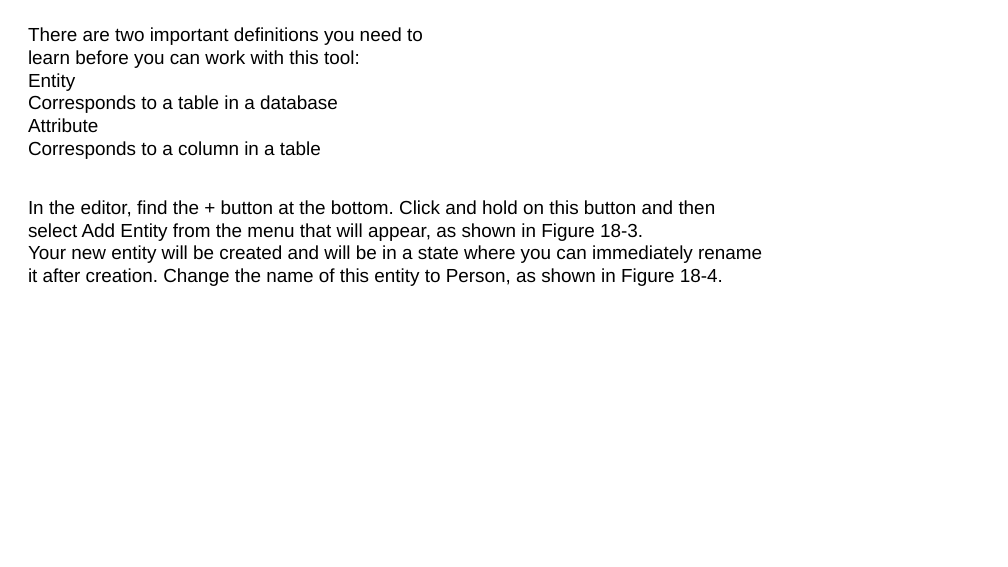
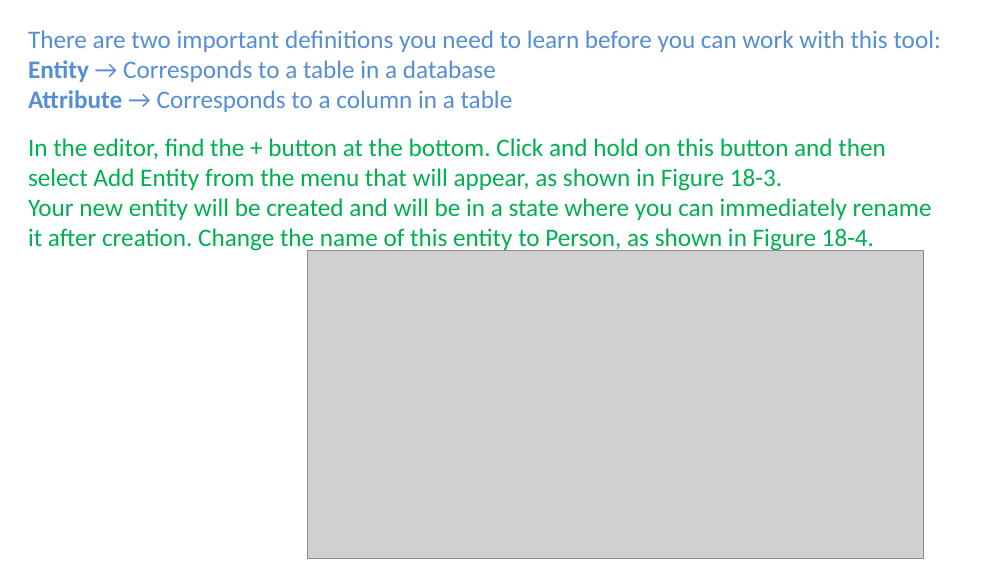
Before and after one commit to aminhngn/Course_Mobile_IOS, a slide deck: slide 27 of course/IOS_Module_03_core_data.pptx (slide 13 before the commit). Drawn at 1008x567 pixels with LibreOffice and Linux fonts; fonts in the diff are those of the drawing; grey boxes stand for pictures. Boxes give left, top, right and bottom in pixels: in the first picture for what was removed or moved away, otherwise in the second. Text is boxed around its words. In the diff, an @@ line names an element or a change of style, - is before the commit and + after.

```diff
--- a/course/IOS_Module_03_core_data.pptx
+++ b/course/IOS_Module_03_core_data.pptx
@@ text at (28,30,941,112): text changed; size 18 to 24 pt; font Arial to Calibri; text colour #000000 to #558ED5 @@
-There are two important definitions you need to
-learn before you can work with this tool:
-Entity
-Corresponds to a table in a database
-Attribute
-Corresponds to a column in a table
+There are two important definitions you need to learn before you can work with this tool:
+Entity → Corresponds to a table in a database
+Attribute → Corresponds to a column in a table
@@ text "In the editor, find the ...": place and size @@
-text "In the editor, find the ..." at (28,200,762,286)
+text "In the editor, find the ..." at (28,138,932,253)
@@ text "In the editor, find the ..." at (28,138,932,253): size 18 to 24 pt, font Arial to Calibri, text colour #000000 to #00B050 @@
@@ picture added at (308,250,924,558) @@
```
Also in this commit, not shown: 16 other slides changed, 28 slides added, 10 slides removed, 3 other files.
